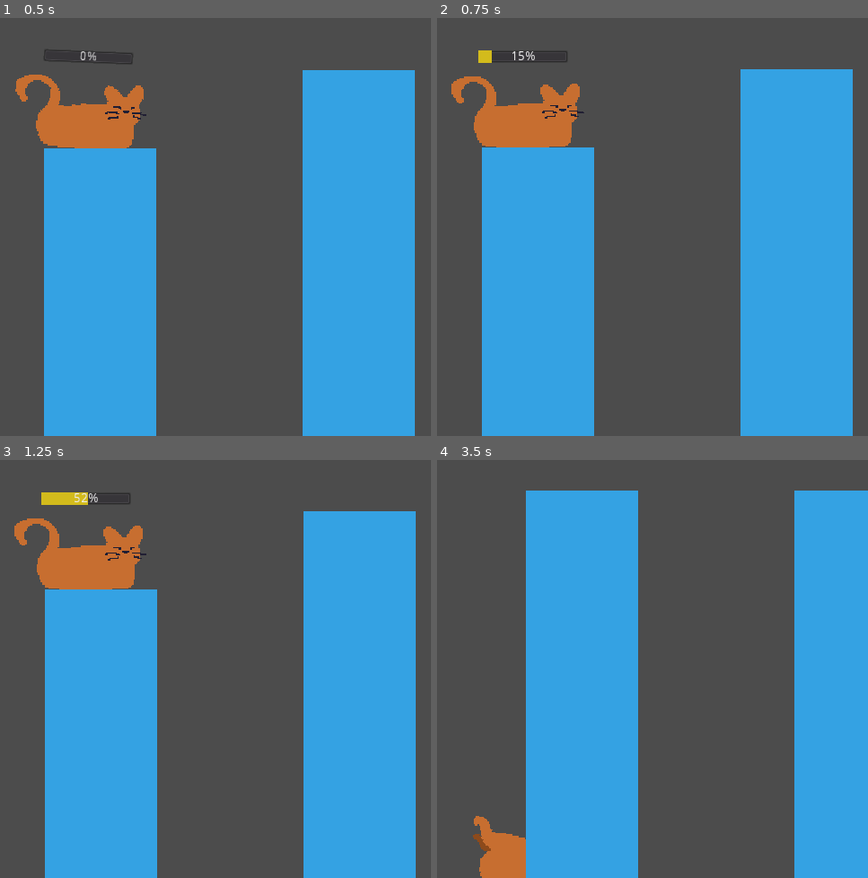
Above: before the commit, frames 1-4 (two rows, left to right).
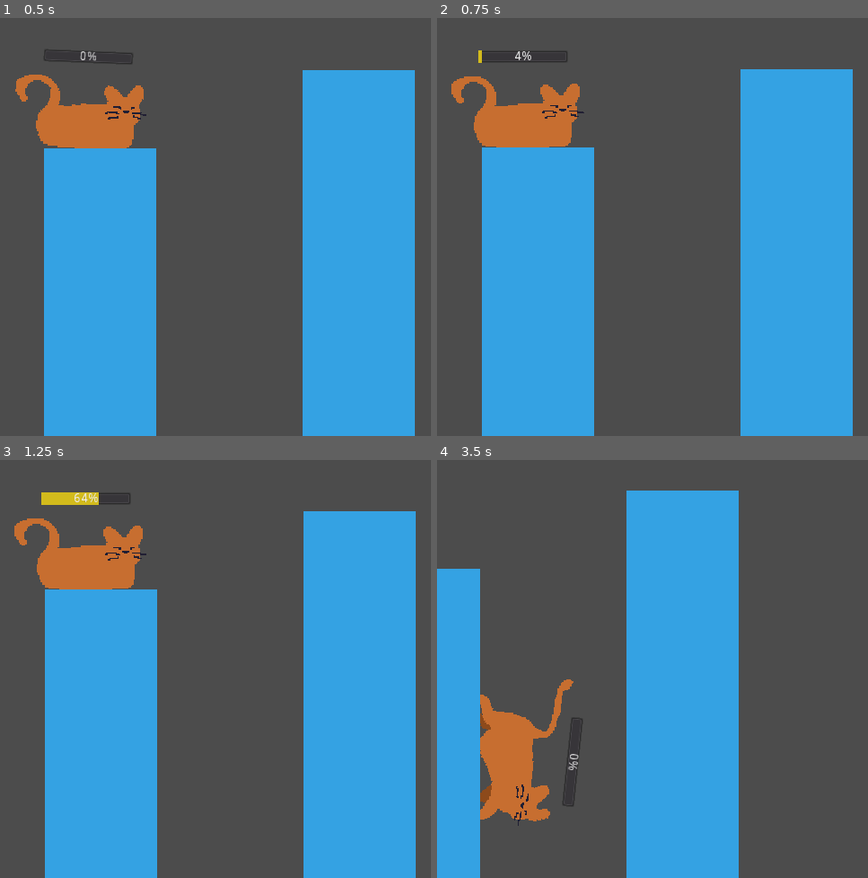
Above: after the commit, the same moments.

Repository: zMenta/Godot-Projects
Game: Godot game, scene res://Scenes/Main.tscn
The game is run twice, just before and just after one commit, with the same random seed, the same clock (stepped at 60 frames per second) and the same inputs.
Inputs (mouse positions are in pixels of both pictures, inside the frame that each line leads up to):
- Up to frame 1 (0.5 s): no input
- Up to frame 2 (0.75 s): move the mouse to (747, 80) at 0.52 s; press the mouse at (747, 80) at 0.53 s
- Up to frame 3 (1.25 s): no input
- Up to frame 4 (3.5 s): tap Enter at 1.25 s; move the mouse to (566, 585) at 1.27 s; release the mouse at (566, 585) at 1.28 s; click (566, 585) at 1.35 s; move the mouse to (outside the picture) at 2.02 s; press the mouse at (outside the picture) at 2.03 s; move the mouse to (630, 685) at 2.77 s; release the mouse at (630, 685) at 2.78 s; click (630, 685) at 2.85 s

Frame 1 is identical in both runs. In frame 2, 0.1% of the frame differs, in the area x 10-23%, y 7-11%; in frame 3, 0.1%; in frame 4, 70%, in the area x 0-100%, y 7-100%.

Commit message:
CQ | player adjustment

Diff:
--- a/Compidi's Quest/Scenes/Player.tscn
+++ b/Compidi's Quest/Scenes/Player.tscn
@@ -58,4 +58,6 @@
 margin_right = 56.0
 margin_bottom = -55.0
 theme = SubResource( 5 )
-max_value = 800.0
+min_value = 100.0
+max_value = 600.0
+value = 100.0
--- a/Compidi's Quest/Scripts/Block.gd
+++ b/Compidi's Quest/Scripts/Block.gd
@@ -23,7 +23,7 @@
 
 
 func _on_Area2D_body_entered(body: Node) -> void:
-	yield(get_tree().create_timer(2),"timeout")
+	yield(get_tree().create_timer(1),"timeout")
 
 	if $Area2D.overlaps_body(body) and is_point_obtainable == true:
 		emit_signal("point_made")
